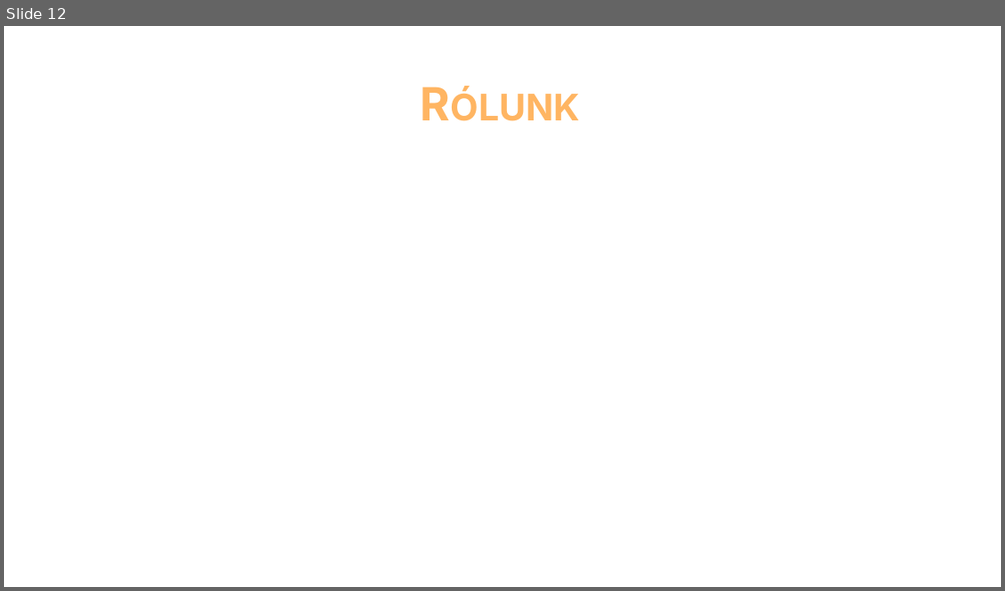
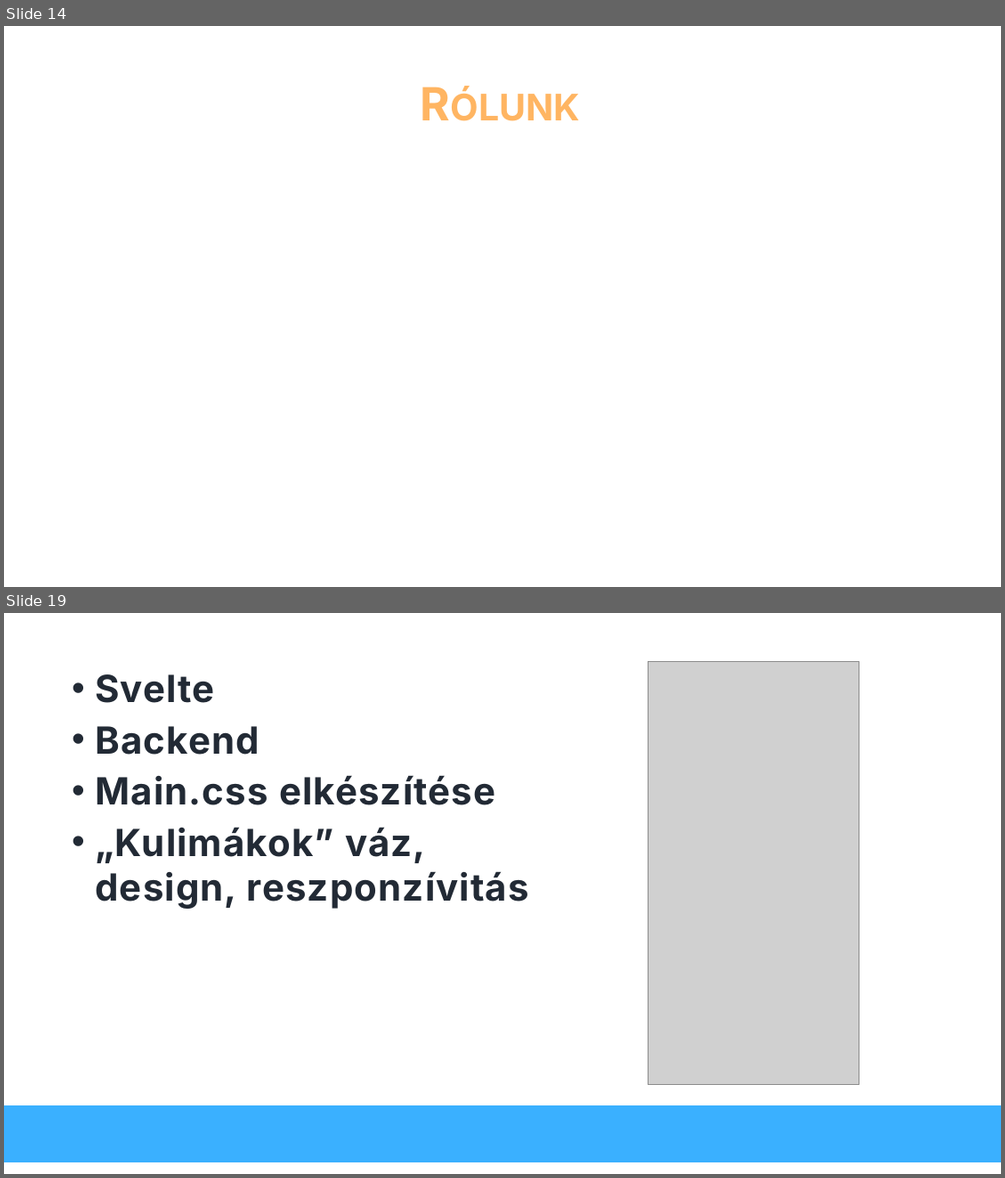
Before and after one commit to dzsofri/kulimuli.com, a slide deck: ikt projektfeladat.pptx. Shown one above the other, each under a label of ours: slide 12 before the commit, slides 14 and 19 after it; the slides between them are not shown. The pictures are 1005x591 and 1005x1178 pixels, drawn with LibreOffice and Linux fonts; fonts in the diff are those of the drawing; grey boxes stand for pictures. Boxes give left, top, right and bottom in pixels: in the first picture for what was removed or moved away, otherwise in the second. Text is boxed around its words. In the diff, an @@ line names an element or a change of style, - is before the commit and + after.

```diff
--- a/ikt projektfeladat.pptx
+++ b/ikt projektfeladat.pptx
@@ slide 19 added at (x1=4, y1=613, x2=1001, y2=1174), background #FFFFFF @@
@@ picture added at (x1=647, y1=662, x2=859, y2=1084) @@
@@ text added at (x1=95, y1=674, x2=529, y2=908), 36 pt, text #222A35, bold @@
+• Svelte
+• Backend
+• Main.css elkészítése
+• „Kulimákok” váz, design, reszponzívitás
@@ rectangle added at (x1=4, y1=1105, x2=1001, y2=1162), fill #3AB0FF @@
@@ what was slide 12 is now slide 14 @@
```
Also in this commit, not shown: 12 slides changed, 5 other slides added.
